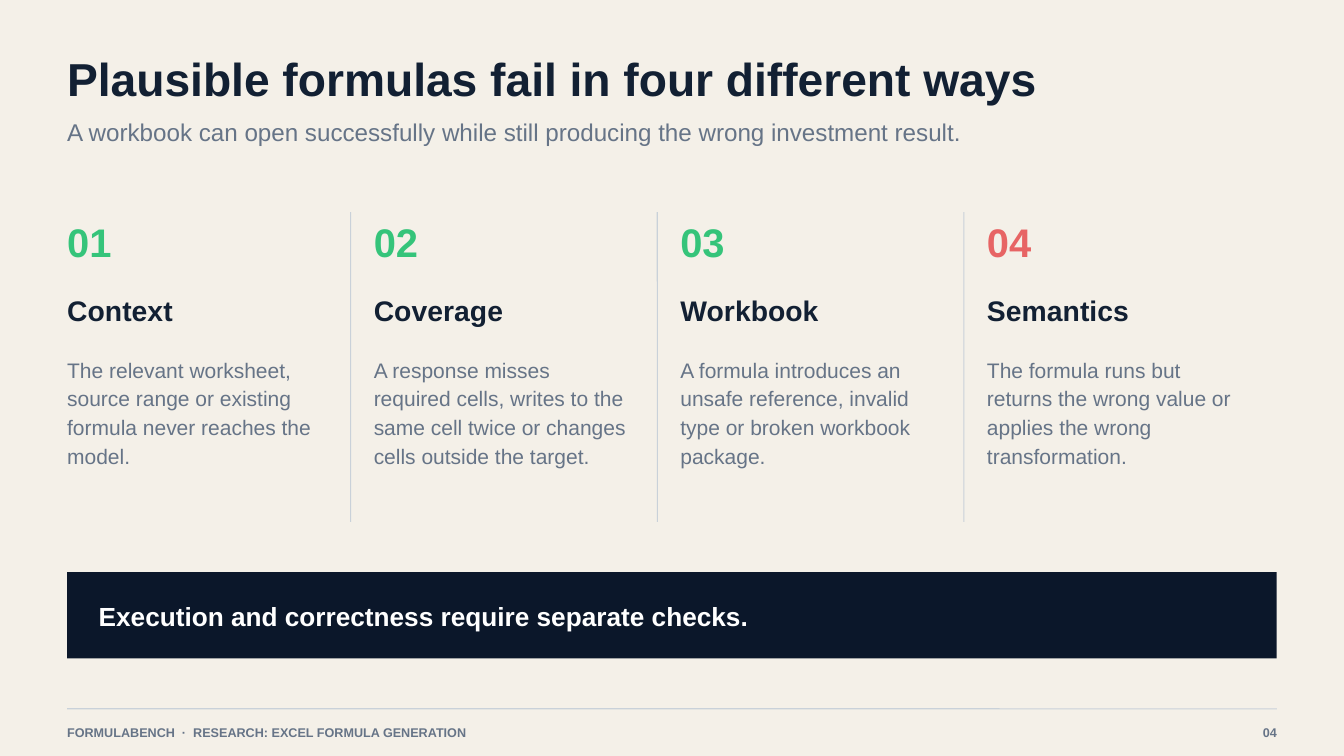
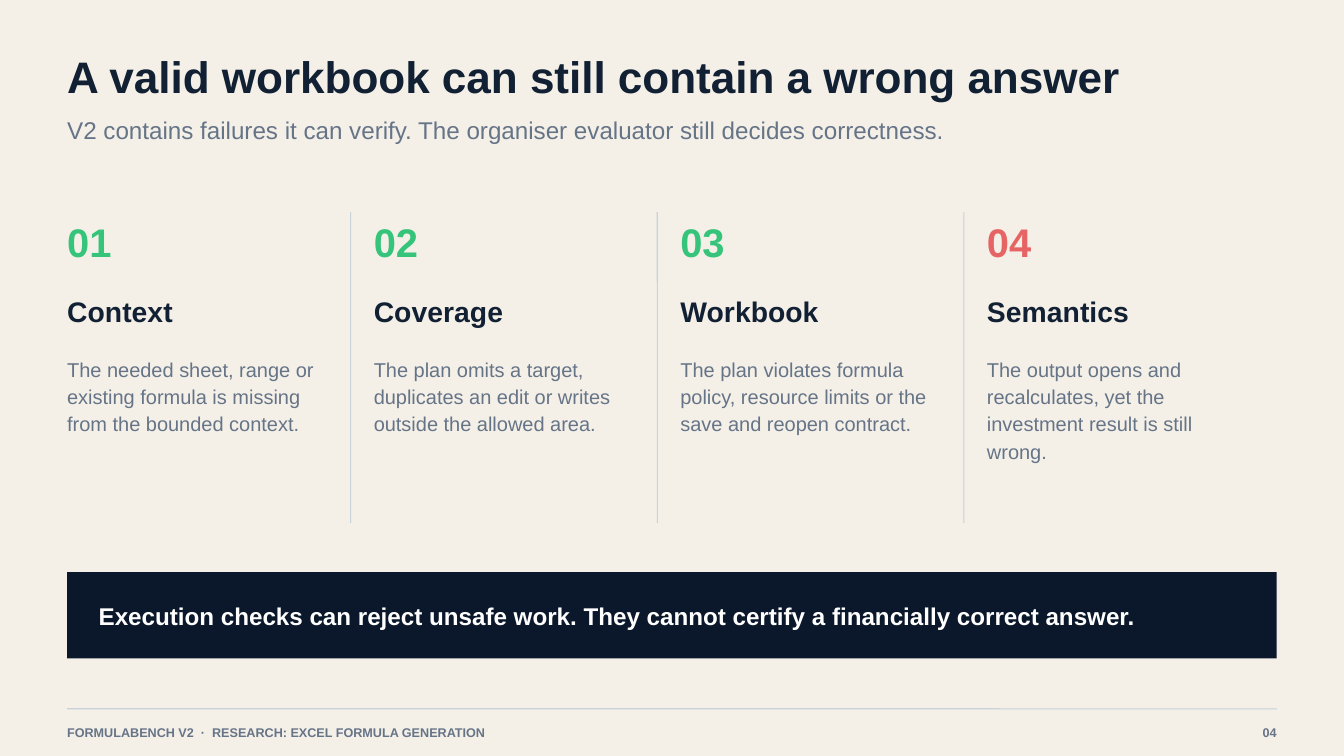
Before and after one commit to MasteraSnackin/FormulaBench, a slide deck: slide 4 of docs/assets/FormulaBench-Hackathon-Deck.pptx. Drawn at 1344x756 pixels with LibreOffice and Linux fonts; fonts in the diff are those of the drawing. Boxes give left, top, right and bottom in pixels: in the first picture for what was removed or moved away, otherwise in the second. Text is boxed around its words. In the diff, an @@ line names an element or a change of style, - is before the commit and + after.

Commit message:
docs: publish FormulaBench v2 presentation

```diff
--- a/docs/assets/FormulaBench-Hackathon-Deck.pptx
+++ b/docs/assets/FormulaBench-Hackathon-Deck.pptx
@@ text at [67,61,1120,102]: text changed; size 33 to 31.5 pt @@
-Plausible formulas fail in four different ways
+A valid workbook can still contain a wrong answer
@@ text at [67,121,944,144]: text changed @@
-A workbook can open successfully while still producing the wrong investment result.
+V2 contains failures it can verify. The organiser evaluator still decides correctness.
@@ text at [67,362,314,431]: text changed; size 15 to 14.2 pt @@
-The relevant worksheet, source range or existing formula never reaches the model.
+The needed sheet, range or existing formula is missing from the bounded context.
@@ text at [374,362,610,431]: text changed; size 15 to 14.2 pt @@
-A response misses required cells, writes to the same cell twice or changes cells outside the target.
+The plan omits a target, duplicates an edit or writes outside the allowed area.
@@ text at [680,362,927,435]: text changed; size 15 to 14.2 pt @@
-A formula introduces an unsafe reference, invalid type or broken workbook package.
+The plan violates formula policy, resource limits or the save and reopen contract.
@@ text at [987,362,1192,463]: text changed; size 15 to 14.2 pt @@
-The formula runs but returns the wrong value or applies the wrong transformation.
+The output opens and recalculates, yet the investment result is still wrong.
@@ text at [99,607,1135,630]: text changed; size 18.8 to 17.2 pt @@
-Execution and correctness require separate checks.
+Execution checks can reject unsafe work. They cannot certify a financially correct answer.
@@ text at [67,728,485,737]: text changed @@
-FORMULABENCH · RESEARCH: EXCEL FORMULA GENERATION
+FORMULABENCH V2 · RESEARCH: EXCEL FORMULA GENERATION
```
Also in this commit, not shown: 10 slides added, 10 slides removed, 5 other files.
